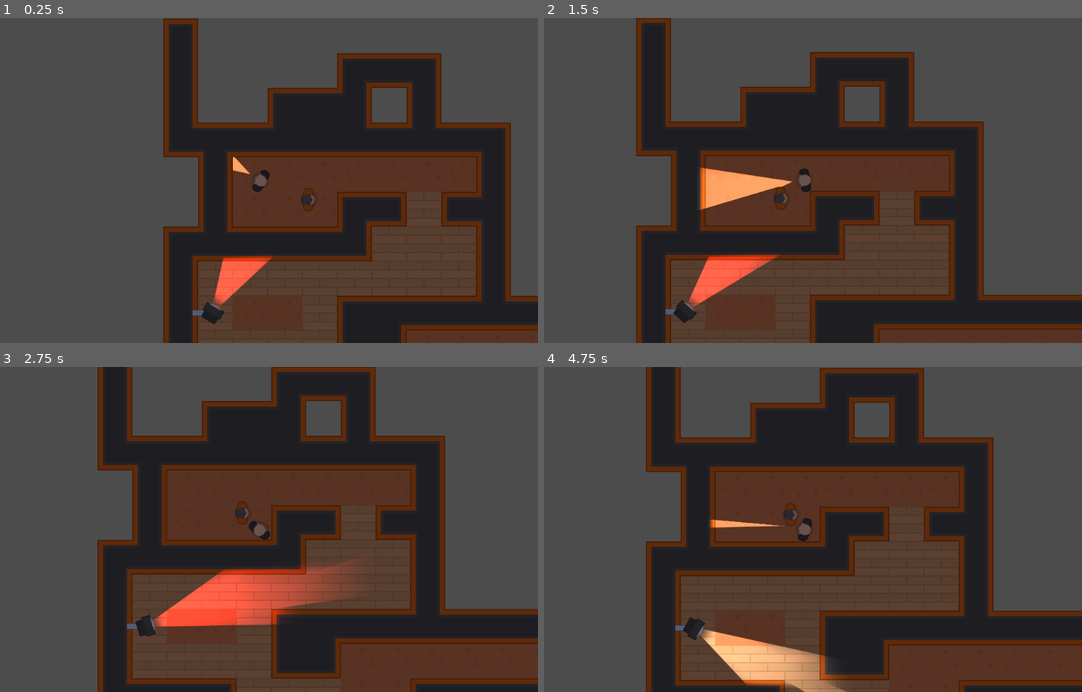
Above: before the commit, frames 1-4 (two rows, left to right).
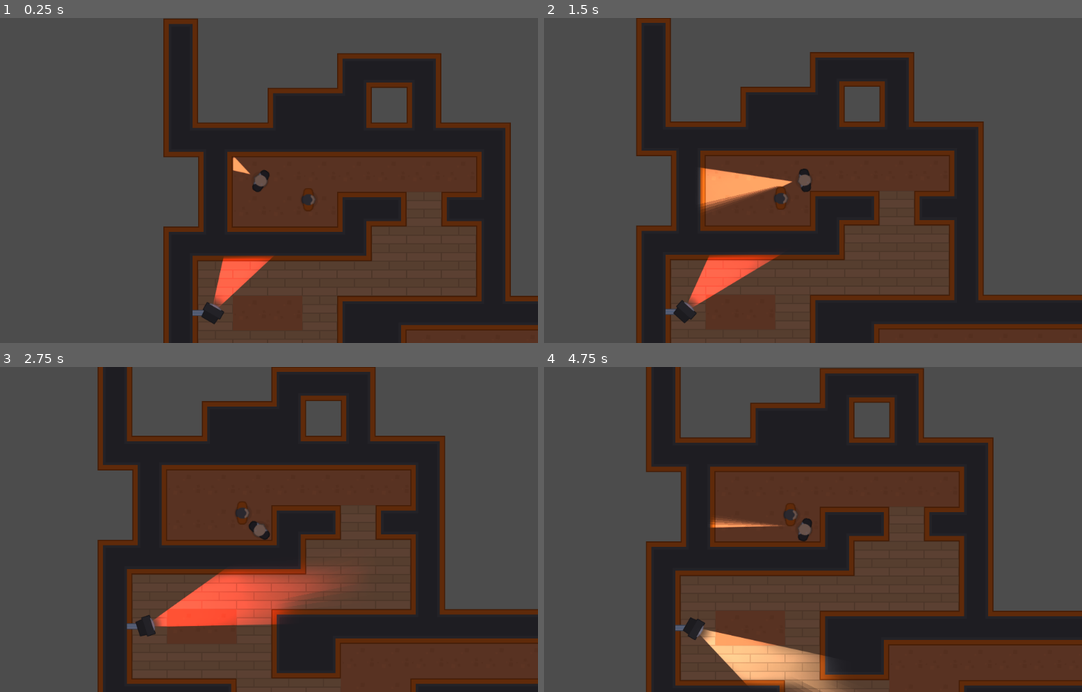
Above: after the commit, the same moments.

Repository: Pawel-9215/HeisserMeisters
Game: Godot game, scene res://levels/TemplateLevel.tscn
The game is run twice, just before and just after one commit, with the same random seed, the same clock (stepped at 60 frames per second) and the same inputs.
Inputs (mouse positions are in pixels of both pictures, inside the frame that each line leads up to):
- Up to frame 1 (0.25 s): no input
- Up to frame 2 (1.5 s): tap Enter at 0.5 s; move the mouse to (925, 164) at 0.52 s; hold D (move_right) 0.53-1.28 s; tap F (flashlight) at 0.6, 1.35 s; move the mouse to (694, 196) at 1.27 s; hold S (move_down) from 1.28 s (still down)
- Up to frame 3 (2.75 s): move the mouse to (317, 458) at 2.02 s; release S (move_down) at 2.03 s; hold D (move_right) from 2.03 s (still down); tap F (flashlight) at 2.1 s
- Up to frame 4 (4.75 s): move the mouse to (775, 594) at 2.77 s; release D (move_right) at 2.78 s; hold W (move_up) 2.78-3.53 s; tap F (flashlight) at 2.85, 3.6, 4.35 s; move the mouse to (969, 578) at 3.52 s; hold A (move_left) from 3.53 s (still down); move the mouse to (635, 480) at 4.27 s

The runs differ from the first frame. In frame 1, less than 0.1% of the frame differs, in the area x 43-44%, y 42-48%; in frame 2, 0.3%; in frame 3, 0.4%, in the area x 40-63%, y 61-74%; in frame 4, 0.4%.

Commit message:
light fixed

Diff:
--- a/Characters/player_detection.gd
+++ b/Characters/player_detection.gd
@@ -18,7 +18,7 @@
 
 func Player_in_FOV():
 	var npc_facing_direction = Vector2(1, 0).rotated(global_rotation)
-	var direction_to_PLayer = (Player.position - global_position)
+	var direction_to_PLayer = (Player.position - global_position).normalized()
 
 	if abs(direction_to_PLayer.angle_to(npc_facing_direction)) <= deg2rad(FOV_TOLERANCE):
 		return true
--- a/Lightmaps/Torch.tscn
+++ b/Lightmaps/Torch.tscn
@@ -9,5 +9,5 @@
 color = Color( 0.91, 0.91, 0.91, 1 )
 shadow_enabled = true
 shadow_gradient_length = 0.5
-shadow_filter = 1
-shadow_filter_smooth = 1.0
+shadow_filter = 2
+shadow_filter_smooth = 30.0
